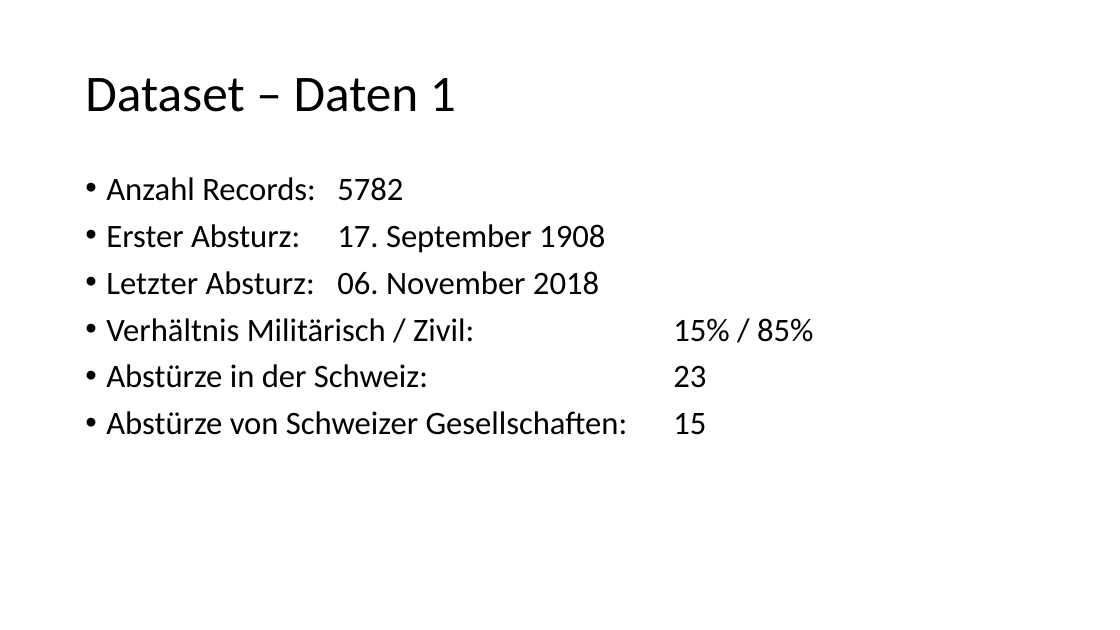
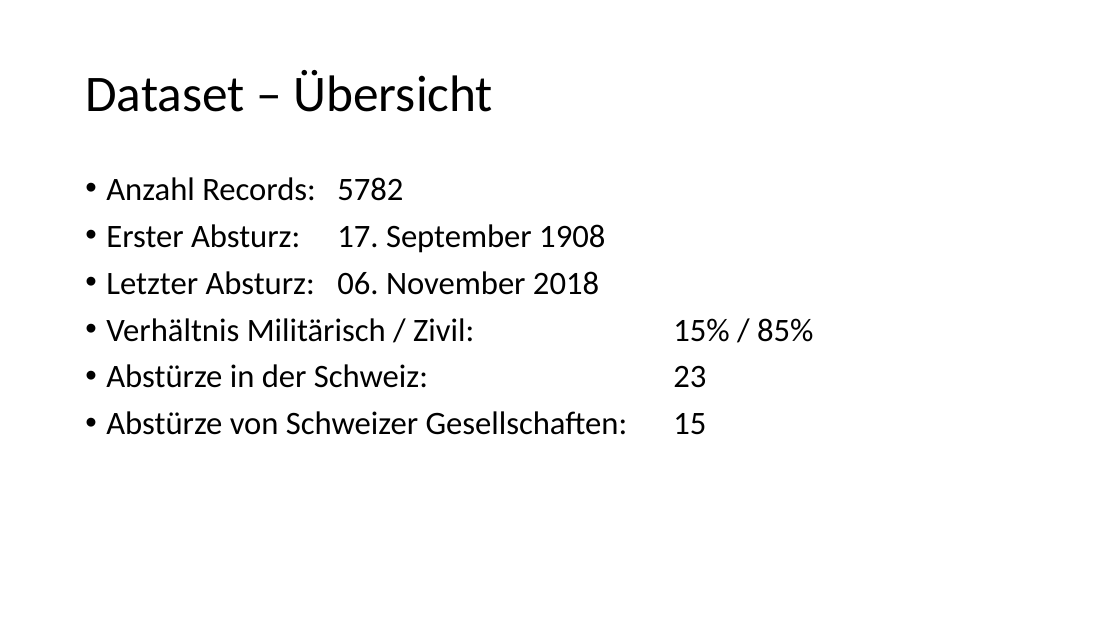
Before and after one commit to nojetlag/CASINFE18_BigData, a slide deck: slide 4 of Historical Plane Crashes/Präsentation/Leistungsnachweis BigData Plane Crashes.pptx (slide 3 before the commit). Drawn at 1120x630 pixels with LibreOffice and Linux fonts; fonts in the diff are those of the drawing. Boxes give left, top, right and bottom in pixels: in the first picture for what was removed or moved away, otherwise in the second. Text is boxed around its words. In the diff, an @@ line names an element or a change of style, - is before the commit and + after.

```diff
--- a/Historical Plane Crashes/Präsentation/Leistungsnachweis BigData Plane Crashes.pptx
+++ b/Historical Plane Crashes/Präsentation/Leistungsnachweis BigData Plane Crashes.pptx
@@ title at (85,70,494,112): text changed @@
-Dataset – Daten 1
+Dataset – Übersicht
```
Also in this commit, not shown: 7 slides added, 2 slides removed, 1 other file.
